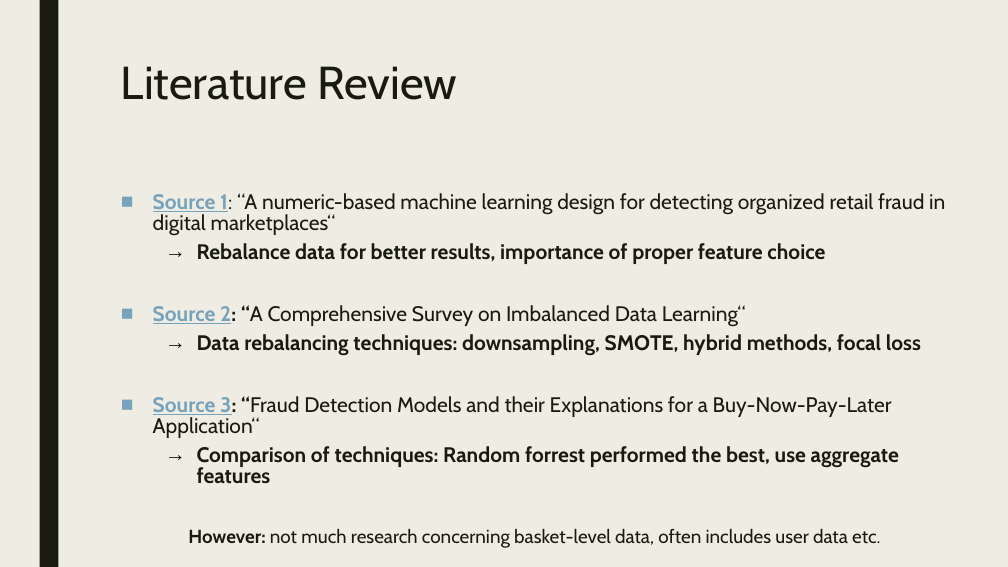
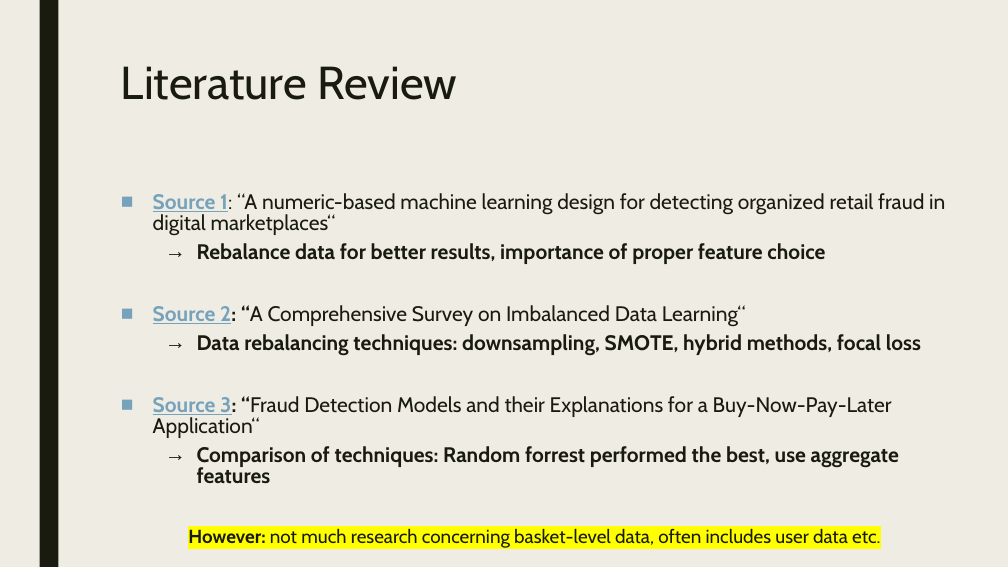
Before and after one commit to tomhillekamp/adv_ml_fraud_detection, a slide deck: slide 4 of 4_Presentation/fraud_detection.pptx. Drawn at 1008x567 pixels with LibreOffice and Linux fonts; fonts in the diff are those of the drawing. Boxes give left, top, right and bottom in pixels: in the first picture for what was removed or moved away, otherwise in the second. Text is boxed around its words. In the diff, an @@ line names an element or a change of style, - is before the commit and + after.

```diff
--- a/4_Presentation/fraud_detection.pptx
+++ b/4_Presentation/fraud_detection.pptx
@@ text at (188,529,880,548): highlight none to #FFFF00 in "However: not much research concerning basket-level data, ..." @@
```
Also in this commit, not shown: 4 other slides changed, 2 other files.
